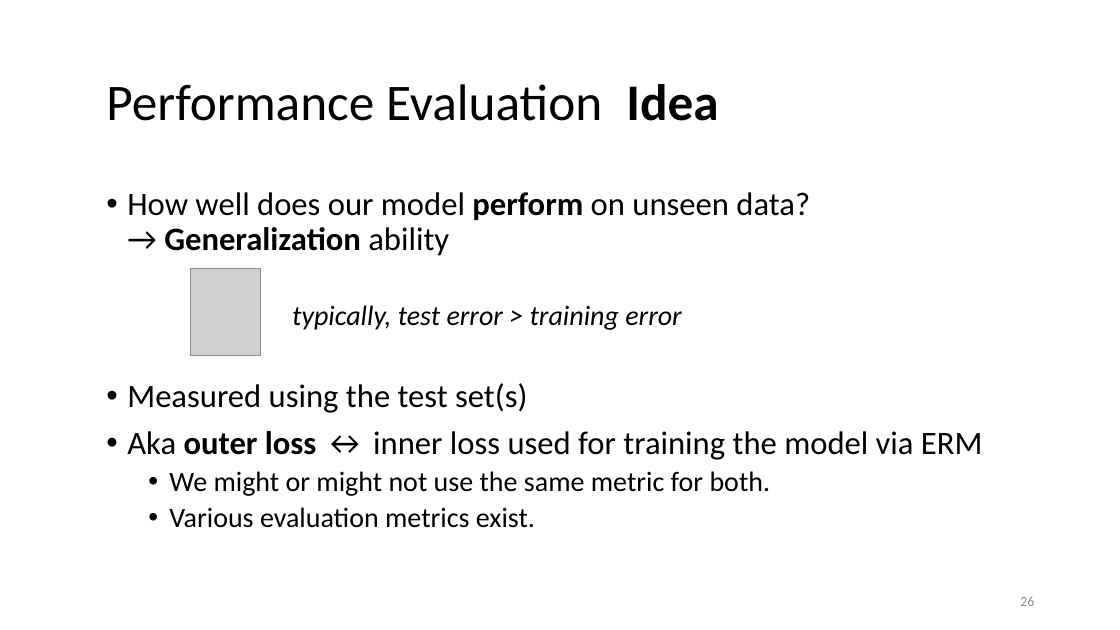
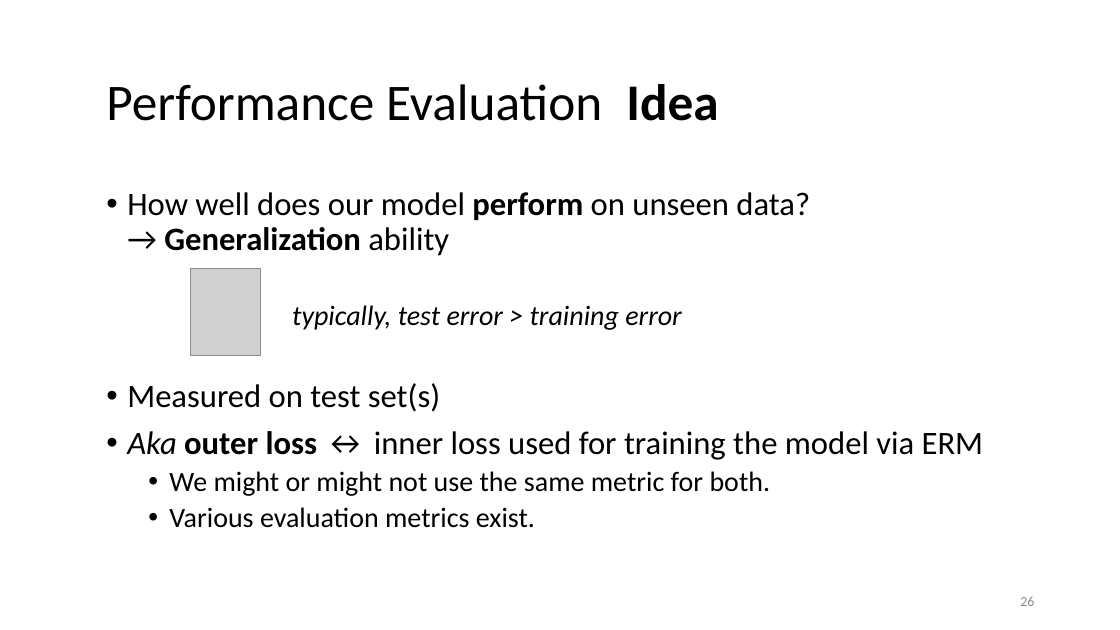
Before and after one commit to lisa-wm/consulting, a slide deck: slide 26 of 5_seminar/Contents_Part_02/slides/slides_II_3.pptx. Drawn at 1120x630 pixels with LibreOffice and Linux fonts; fonts in the diff are those of the drawing; grey boxes stand for pictures. Boxes give left, top, right and bottom in pixels: in the first picture for what was removed or moved away, otherwise in the second. Text is boxed around its words. In the diff, an @@ line names an element or a change of style, - is before the commit and + after.

```diff
--- a/5_seminar/Contents_Part_02/slides/slides_II_3.pptx
+++ b/5_seminar/Contents_Part_02/slides/slides_II_3.pptx
@@ text at bbox=[127, 383, 440, 412]: text changed @@
-• Measured using the test set(s)
+• Measured on test set(s)
@@ text at bbox=[127, 431, 984, 460]: italic on in "Aka" @@
```
Also in this commit, not shown: 6 other slides changed, 5 other files.
